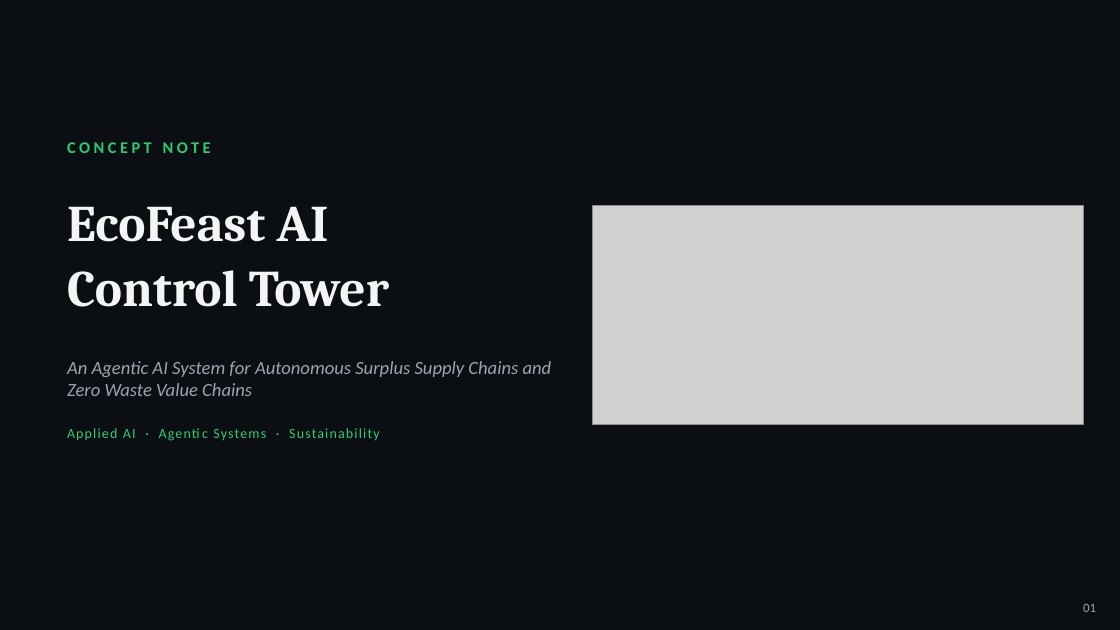
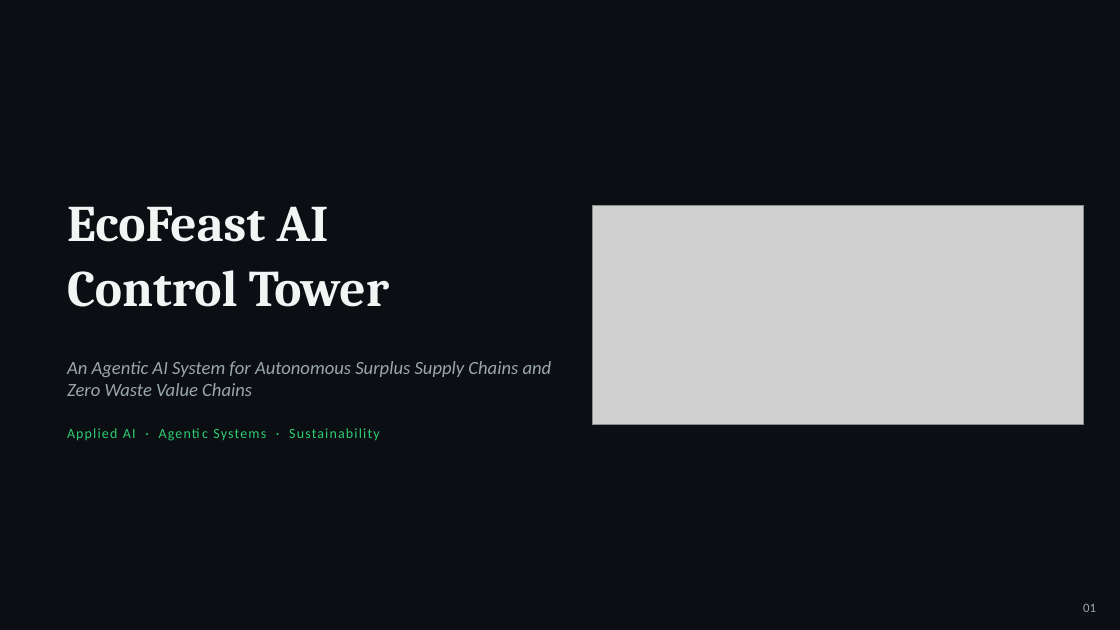
Before and after one commit to HarshaliAlave/food-distribution-swarm, a slide deck: slide 1 of project-docs/EcoFeast.pptx. Drawn at 1120x630 pixels with LibreOffice and Linux fonts; fonts in the diff are those of the drawing; grey boxes stand for pictures. Boxes give left, top, right and bottom in pixels: in the first picture for what was removed or moved away, otherwise in the second. Text is boxed around its words. In the diff, an @@ line names an element or a change of style, - is before the commit and + after.

```diff
--- a/project-docs/EcoFeast.pptx
+++ b/project-docs/EcoFeast.pptx
@@ text removed at [67, 142, 211, 153] @@
-CONCEPT NOTE
```
Also in this commit, not shown: 1 other slide changed, 1 other file.
